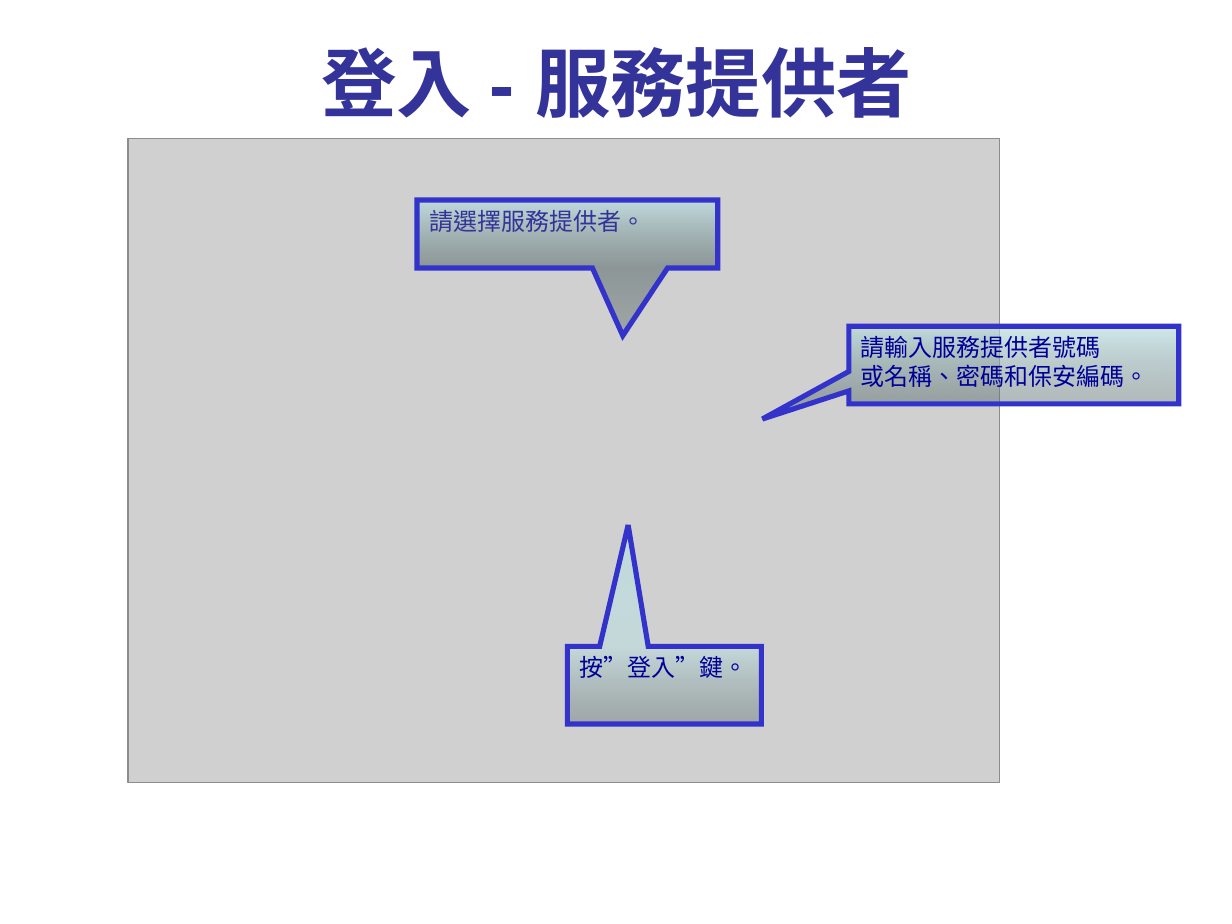
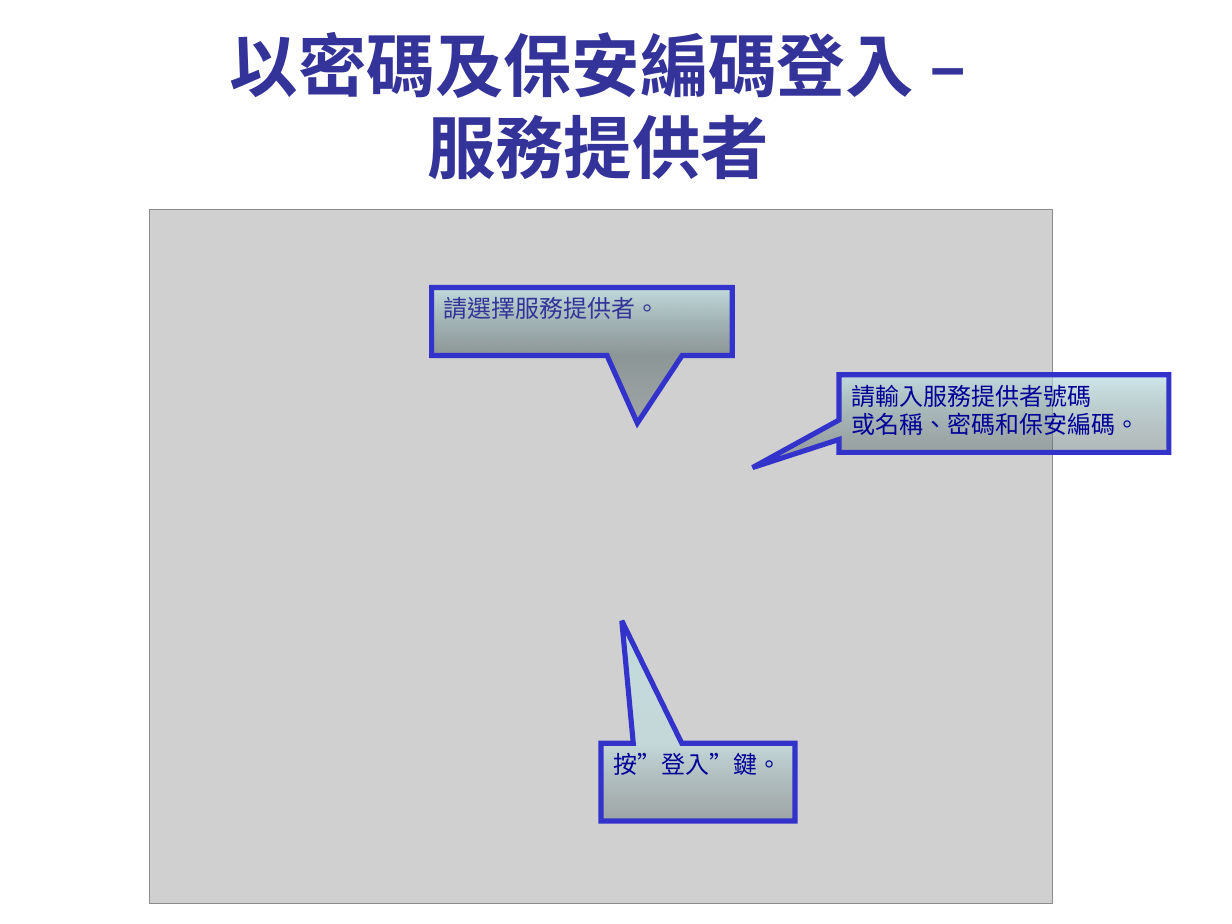
Before and after one commit to ethancyf/ethancyf, a slide deck: slide 1 of EHS2019/EHS/StaticPage/HCSP/Demo/ZH/Doc/demo/5c-Login_c.pps. Drawn at 1232x924 pixels with LibreOffice and Linux fonts; fonts in the diff are those of the drawing; grey boxes stand for pictures; background and template pictures are left out. Boxes give left, top, right and bottom in pixels: in the first picture for what was removed or moved away, otherwise in the second. Text is boxed around its words. In the diff, an @@ line names an element or a change of style, - is before the commit and + after.

```diff
--- a/EHS2019/EHS/StaticPage/HCSP/Demo/ZH/Doc/demo/5c-Login_c.pps
+++ b/EHS2019/EHS/StaticPage/HCSP/Demo/ZH/Doc/demo/5c-Login_c.pps
@@ title at <box>230,32,914,179</box>: text changed; size 44 to 40 pt @@
-登入 - 服務提供者
+以密碼及保安編碼登入 –
+服務提供者
@@ picture: place and size @@
-picture at <box>128,138,999,782</box>
+picture at <box>149,209,1052,903</box>
@@ speech box "請選擇服務提供者。": place and size @@
-speech box "請選擇服務提供者。" at <box>418,200,718,267</box>
+speech box "請選擇服務提供者。" at <box>431,287,732,355</box>
@@ speech box "請輸入服務提供者號碼": place and size @@
-speech box "請輸入服務提供者號碼" at <box>849,326,1179,404</box>
+speech box "請輸入服務提供者號碼" at <box>839,375,1169,452</box>
@@ speech box "按”登入”鍵。": place and size @@
-speech box "按”登入”鍵。" at <box>568,647,761,724</box>
+speech box "按”登入”鍵。" at <box>601,743,795,821</box>
@@ speech box "按”登入”鍵。" at <box>601,743,795,821</box>: proportions changed @@
```
Also in this commit, not shown: 1 slide added, 15 other files.
